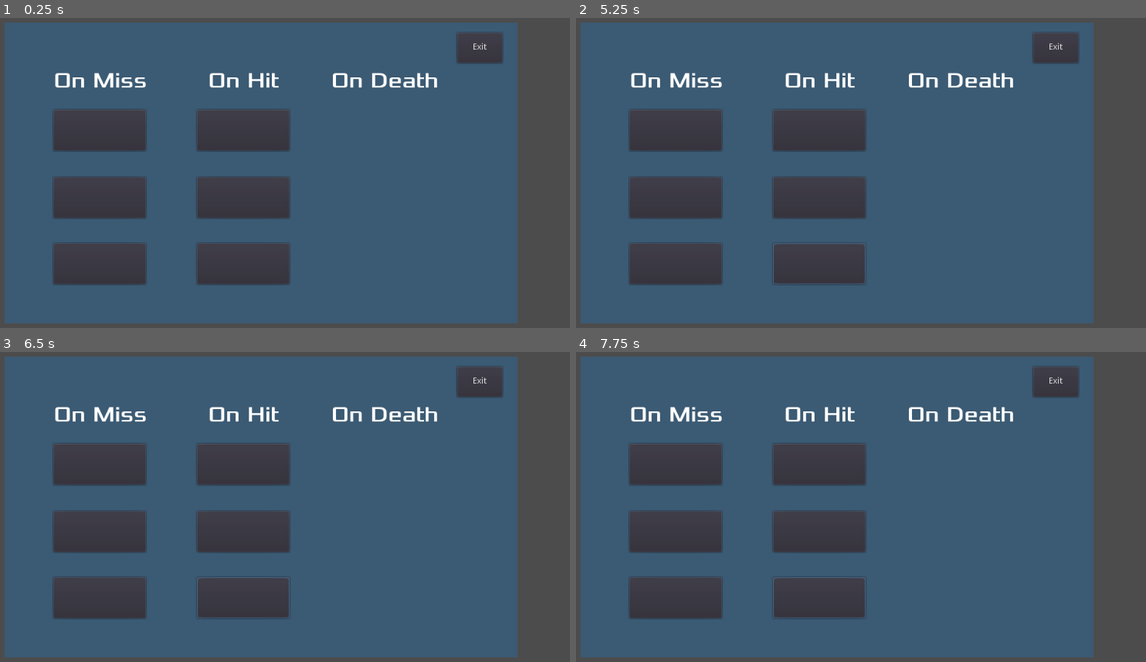
Above: before the commit, frames 1-4 (two rows, left to right).
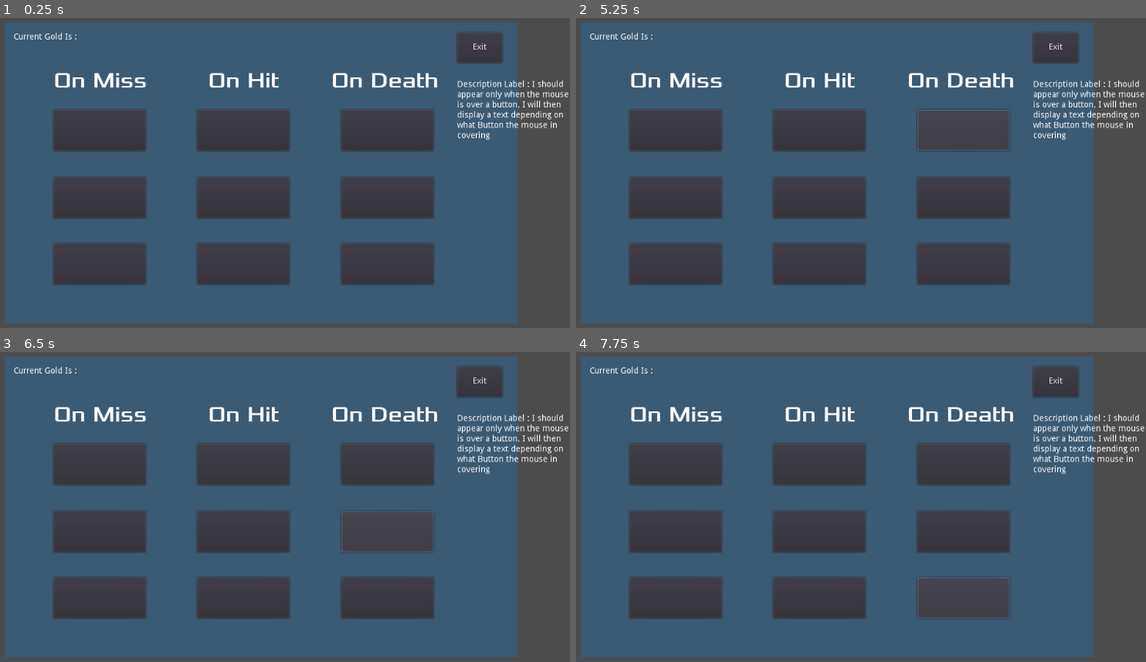
Above: after the commit, the same moments.

Repository: harchrisdytian/SUNY_Wowie_jam_2021
Game: Godot game, scene res://Upgrade_Folder/UpgradeMenu.tscn
Same seed, same stepped clock (60 frames per second), same inputs: the game is played once before the commit and once after it. The project has no main scene, so this scene is started directly.
Inputs (mouse positions are in pixels of both pictures, inside the frame that each line leads up to):
- Up to frame 1 (0.25 s): no input
- Up to frame 2 (5.25 s): click (672, 129) at 0.5 s; click (672, 197) at 1.25 s; click (672, 262) at 2 s; click (821, 129) at 2.75 s; click (821, 197) at 3.5 s; click (821, 262) at 4.25 s; click (963, 129) at 5.02 s
- Up to frame 3 (6.5 s): click (387, 531) at 5.77 s
- Up to frame 4 (7.75 s): click (963, 596) at 6.52 s; tap Enter at 7.25 s; hold D (right) from 7.28 s (still down)

The runs differ from the first frame. In frame 1, 7.7% of the frame differs, in the area x 2-100%, y 4-87%; in frame 2, 7.8%; in frame 3, 7.6%; in frame 4, 7.7%.

Commit message:
Addition of Main Folder and Scene

Diff:
--- /dev/null
+++ b/Development/Main/Main.tscn
@@ -0,0 +1,3 @@
+[gd_scene format=2]
+
+[node name="Main" type="Node"]
--- a/Development/Upgrade_Folder/UpgradeMenu.tscn
+++ b/Development/Upgrade_Folder/UpgradeMenu.tscn
@@ -34,7 +34,9 @@
 "_edit_use_anchors_": false
 }
 
-[node name="OnMiss_U1_ Button" type="Button" parent="MenuBackground"]
+[node name="OnMiss_U1_ Button" type="Button" parent="MenuBackground" groups=[
+"Button",
+]]
 margin_left = 80.644
 margin_top = 144.945
 margin_right = 233.644
@@ -43,7 +45,9 @@
 "_edit_use_anchors_": false
 }
 
-[node name="OnMiss_U2_Button" type="Button" parent="MenuBackground"]
+[node name="OnMiss_U2_Button" type="Button" parent="MenuBackground" groups=[
+"Button",
+]]
 margin_left = 80.644
 margin_top = 256.629
 margin_right = 233.644
@@ -52,23 +56,13 @@
 "_edit_use_anchors_": false
 }
 
-[node name="OnMiss_U3_Button" type="Button" parent="MenuBackground"]
+[node name="OnMiss_U3_Button" type="Button" parent="MenuBackground" groups=[
+"Button",
+]]
 margin_left = 80.644
 margin_top = 367.257
 margin_right = 233.644
 margin_bottom = 435.257
-__meta__ = {
-"_edit_use_anchors_": false
-}
-
-[node name="ExitButton" type="Button" parent="MenuBackground"]
-anchor_left = 1.0
-anchor_right = 1.0
-margin_left = -99.9177
-margin_top = 16.909
-margin_right = -24.9177
-margin_bottom = 66.909
-text = "Exit"
 __meta__ = {
 "_edit_use_anchors_": false
 }
@@ -85,7 +79,9 @@
 "_edit_use_anchors_": false
 }
 
-[node name="OnHit_U1_Button" type="Button" parent="MenuBackground"]
+[node name="OnHit_U1_Button" type="Button" parent="MenuBackground" groups=[
+"Button",
+]]
 margin_left = 319.444
 margin_top = 144.945
 margin_right = 472.444
@@ -94,7 +90,9 @@
 "_edit_use_anchors_": false
 }
 
-[node name="OnHit_U2_Button" type="Button" parent="MenuBackground"]
+[node name="OnHit_U2_Button" type="Button" parent="MenuBackground" groups=[
+"Button",
+]]
 margin_left = 319.444
 margin_top = 256.629
 margin_right = 472.444
@@ -103,7 +101,9 @@
 "_edit_use_anchors_": false
 }
 
-[node name="OnHit_U3_Button" type="Button" parent="MenuBackground"]
+[node name="OnHit_U3_Button" type="Button" parent="MenuBackground" groups=[
+"Button",
+]]
 margin_left = 319.444
 margin_top = 367.257
 margin_right = 472.444
@@ -123,3 +123,71 @@
 __meta__ = {
 "_edit_use_anchors_": false
 }
+
+[node name="OnDeath_U1_Button" type="Button" parent="MenuBackground" groups=[
+"Button",
+]]
+margin_left = 558.206
+margin_top = 144.945
+margin_right = 711.206
+margin_bottom = 212.945
+__meta__ = {
+"_edit_use_anchors_": false
+}
+
+[node name="OnDeath_U2_Button" type="Button" parent="MenuBackground" groups=[
+"Button",
+]]
+margin_left = 558.206
+margin_top = 256.629
+margin_right = 711.206
+margin_bottom = 324.629
+__meta__ = {
+"_edit_use_anchors_": false
+}
+
+[node name="OnDeath_U3_Button" type="Button" parent="MenuBackground" groups=[
+"Button",
+]]
+margin_left = 558.206
+margin_top = 367.257
+margin_right = 711.206
+margin_bottom = 435.257
+__meta__ = {
+"_edit_use_anchors_": false
+}
+
+[node name="DescriptionLabel" type="Label" parent="MenuBackground"]
+margin_left = 750.082
+margin_top = 96.0761
+margin_right = 949.082
+margin_bottom = 195.076
+text = "Description Label : I should appear only when the mouse is over a button, I will then display a text depending on what Button the mouse in covering"
+autowrap = true
+__meta__ = {
+"_edit_use_anchors_": false
+}
+
+[node name="ExitButton" type="Button" parent="MenuBackground" groups=[
+"Button",
+]]
+anchor_left = 1.0
+anchor_right = 1.0
+margin_left = -99.9177
+margin_top = 16.909
+margin_right = -24.9177
+margin_bottom = 66.909
+text = "Exit"
+__meta__ = {
+"_edit_use_anchors_": false
+}
+
+[node name="GoldLabel" type="Label" parent="."]
+margin_left = 101.708
+margin_top = 66.909
+margin_right = 202.708
+margin_bottom = 80.909
+text = "Current Gold Is : "
+__meta__ = {
+"_edit_use_anchors_": false
+}
